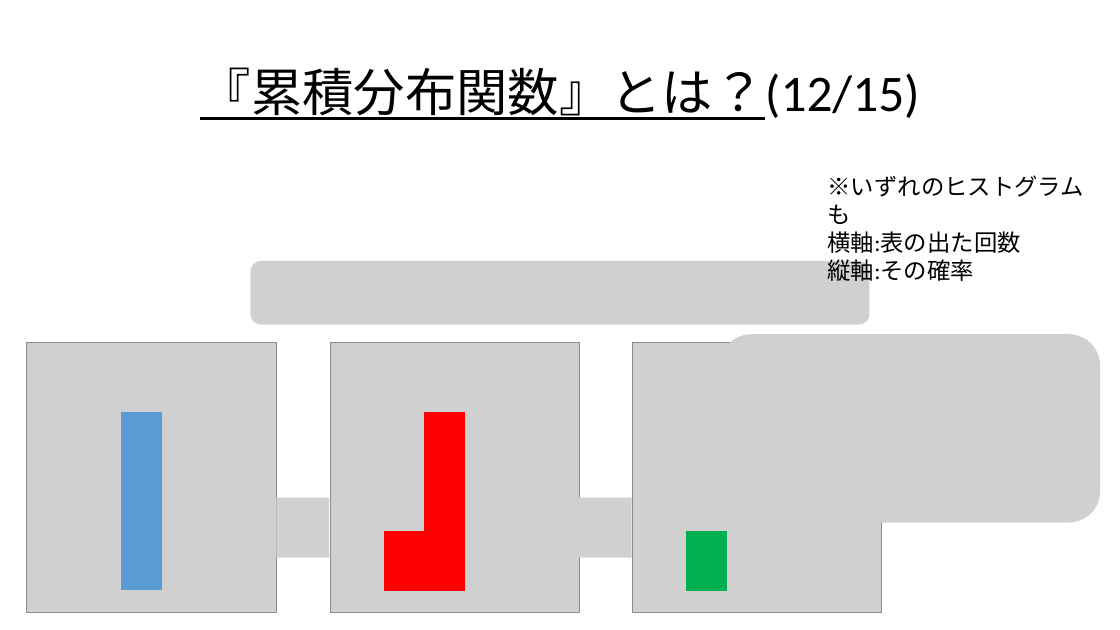
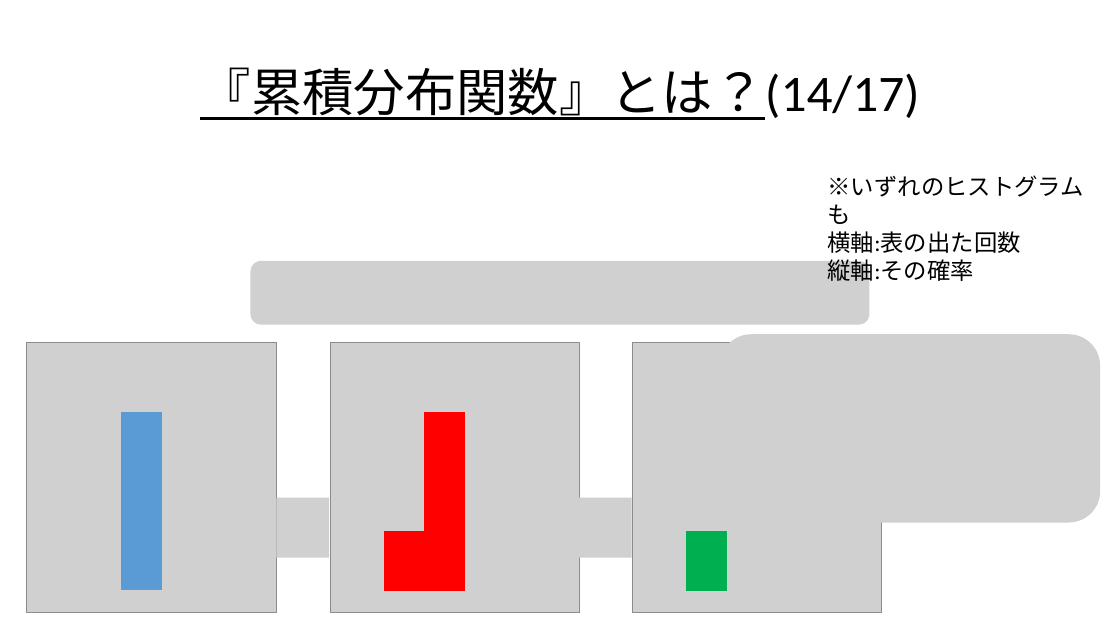
Before and after one commit to Ryo-KATAYAMA/Senior_Project, a slide deck: slide 102 of Chapter4_1.pptx (slide 96 before the commit). Drawn at 1120x630 pixels with LibreOffice and Linux fonts; fonts in the diff are those of the drawing; grey boxes stand for pictures. Boxes give left, top, right and bottom in pixels: in the first picture for what was removed or moved away, otherwise in the second. Text is boxed around its words. In the diff, an @@ line names an element or a change of style, - is before the commit and + after.

```diff
--- a/Chapter4_1.pptx
+++ b/Chapter4_1.pptx
@@ title at (200,67,920,120): text changed @@
-『累積分布関数』とは？(12/15)
+『累積分布関数』とは？(14/17)
```
Also in this commit, not shown: 40 other slides changed, 6 slides added.
